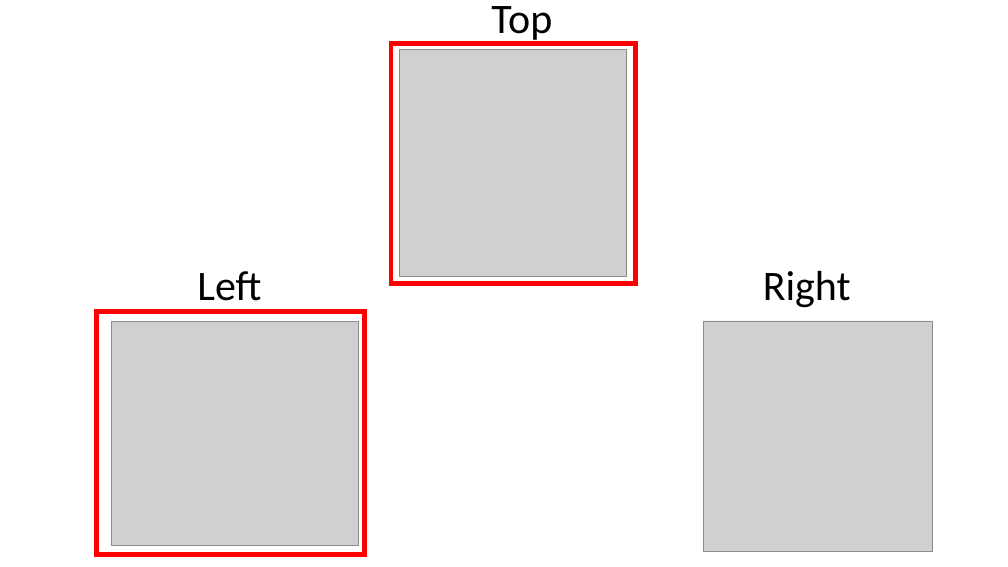
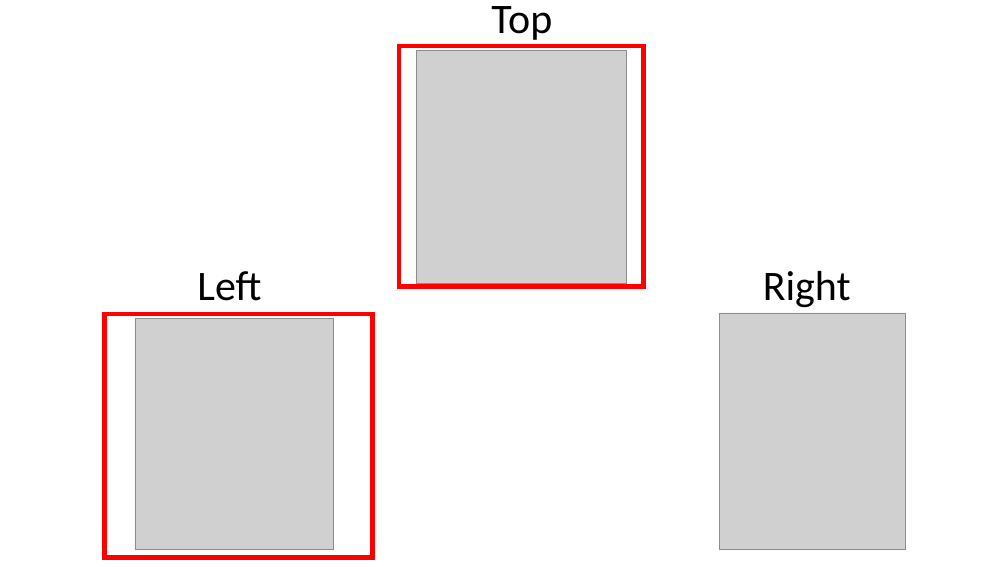
Before and after one commit to habemusne/simi, a slide deck: slide 4 of static/images/bad_examples/primitives.pptx. Drawn at 1008x567 pixels with LibreOffice and Linux fonts; fonts in the diff are those of the drawing; grey boxes stand for pictures. Boxes give left, top, right and bottom in pixels: in the first picture for what was removed or moved away, otherwise in the second. Text is boxed around its words. In the diff, an @@ line names an element or a change of style, - is before the commit and + after.

```diff
--- a/static/images/bad_examples/primitives.pptx
+++ b/static/images/bad_examples/primitives.pptx
@@ rectangle moved from (x1=391, y1=43, x2=635, y2=284) to (x1=399, y1=46, x2=644, y2=287) @@
@@ picture resized from (x1=399, y1=49, x2=627, y2=276) to (x1=417, y1=50, x2=627, y2=284) @@
@@ rectangle moved from (x1=97, y1=312, x2=365, y2=555) to (x1=104, y1=315, x2=373, y2=558) @@
@@ picture resized from (x1=112, y1=321, x2=359, y2=546) to (x1=135, y1=318, x2=333, y2=550) @@
@@ picture resized from (x1=704, y1=321, x2=932, y2=551) to (x1=720, y1=313, x2=906, y2=550) @@
```
Also in this commit, not shown: 3 other slides changed, 18 other files.
